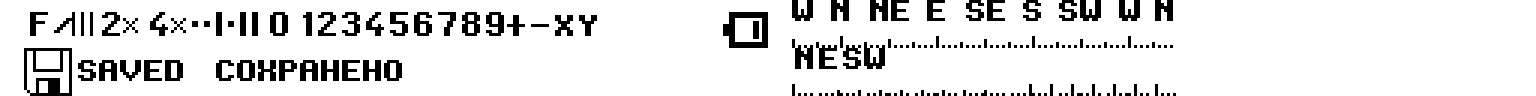
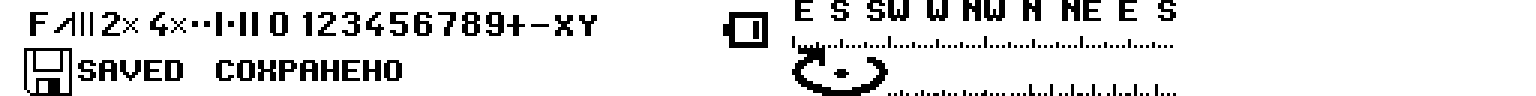
Comparing the layer stacks of the two 1536 × 96 images. Changes:
painted on "Background" over [792,0,1176,96]
